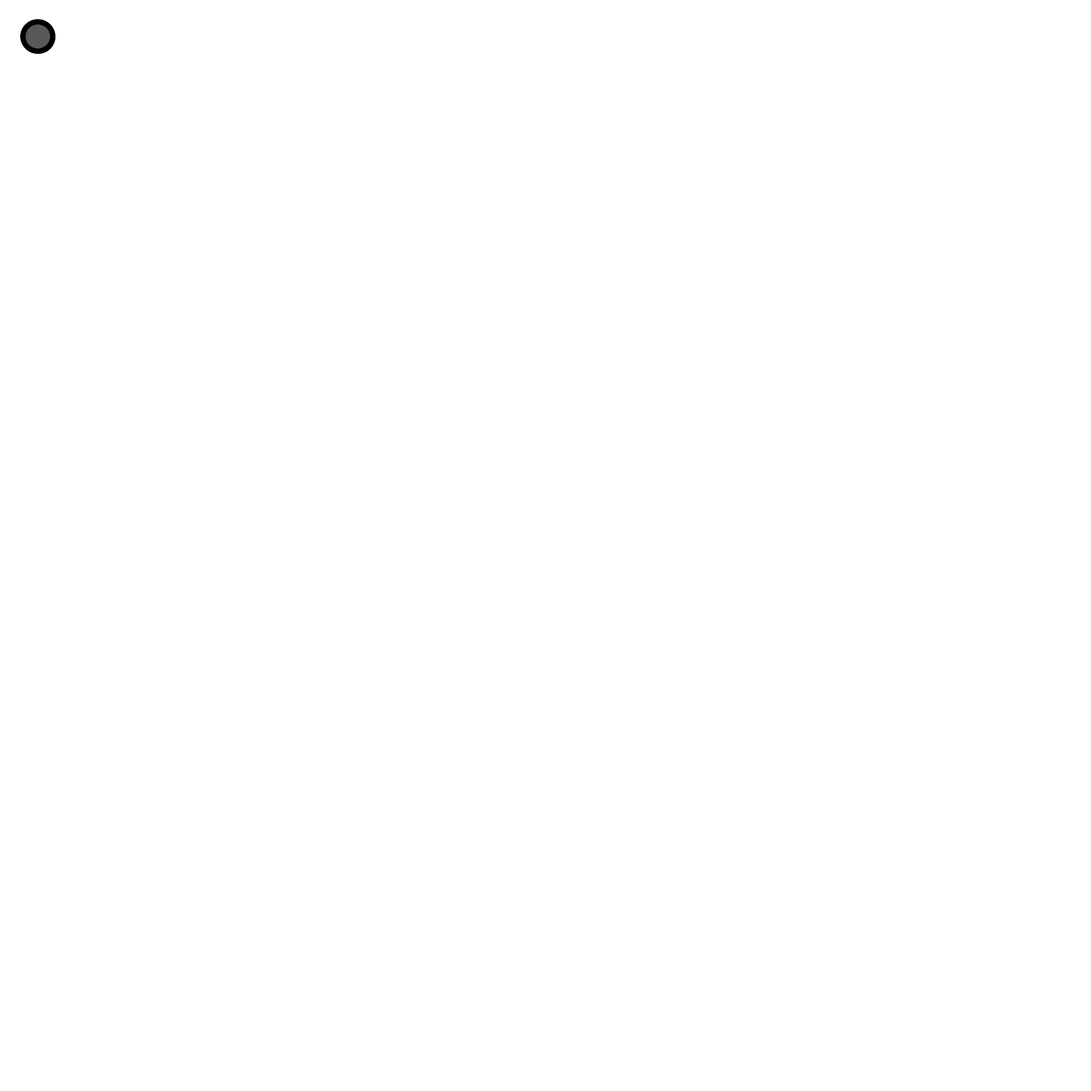
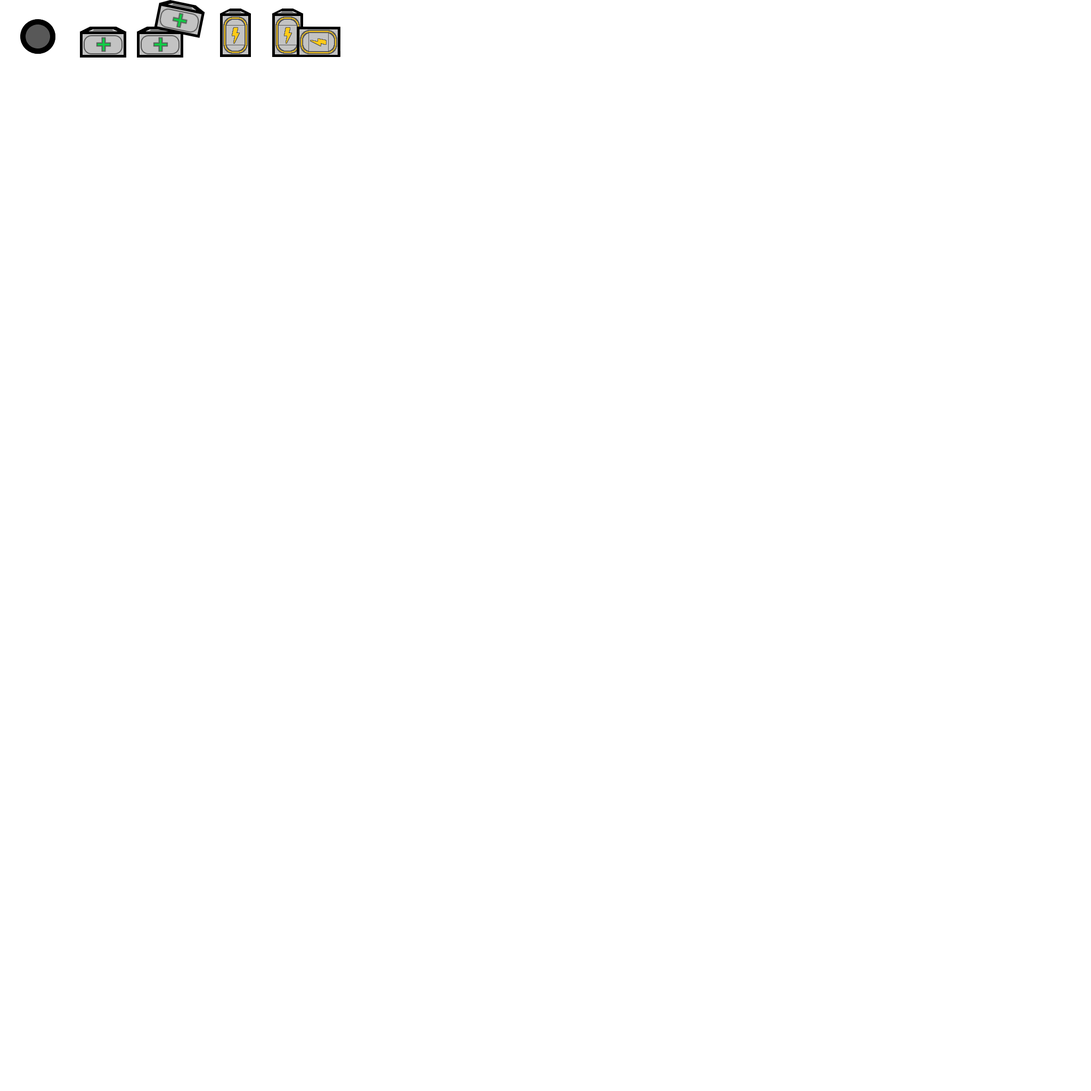
Revision of a layered 1091×1091 image; what changed, layer by layer:
added layer "Large Battery" above "Large Health" over [272, 8, 341, 58]
added layer "Large Health" above "Small Battery" over [136, 0, 206, 58]
added layer "Small Battery" above "Small Health" over [220, 8, 252, 58]
added layer "Small Health" above "Layer" over [79, 26, 127, 58]
